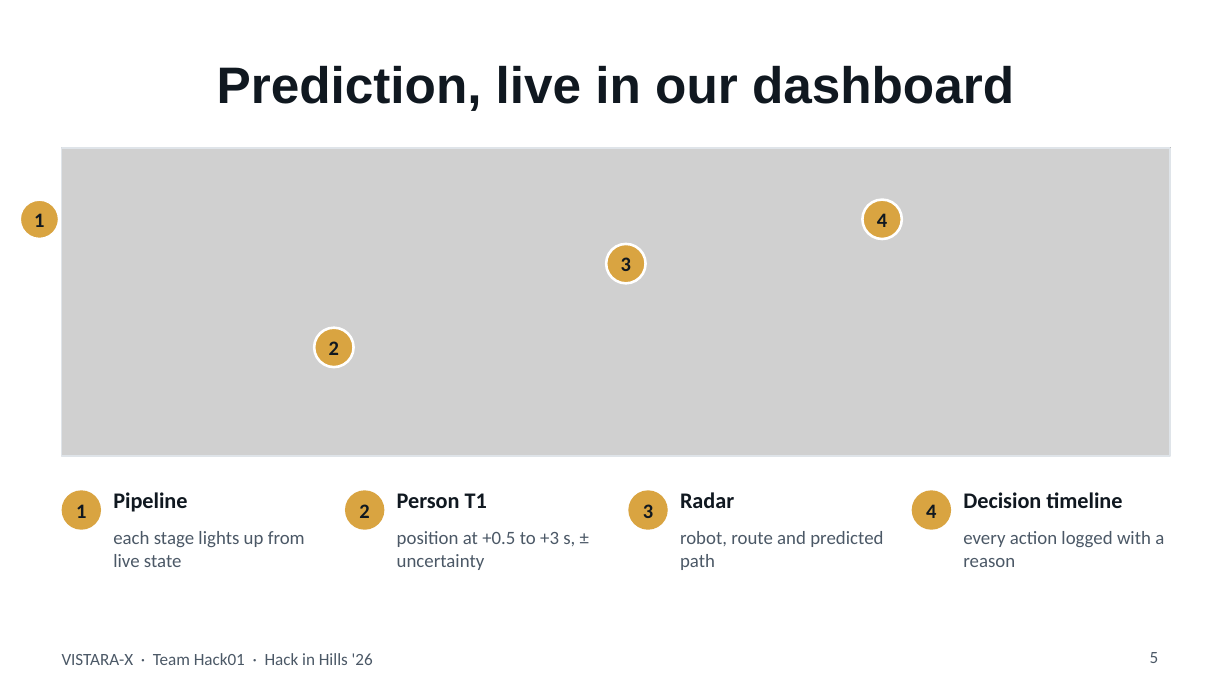
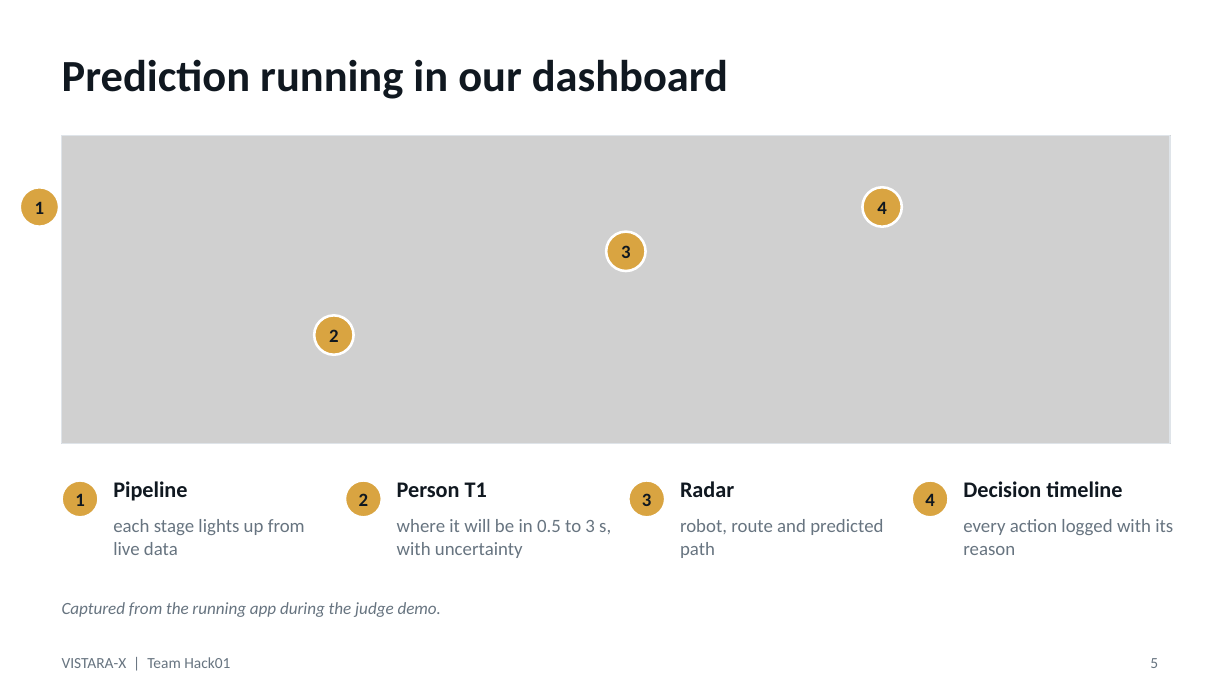
Before and after one commit to RiteshKumar2e/VISTARA-X, a slide deck: slide 5 of presentation/VISTARA-X_Hack01.pptx. Drawn at 1232x693 pixels with LibreOffice and Linux fonts; fonts in the diff are those of the drawing; grey boxes stand for pictures. Boxes give left, top, right and bottom in pixels: in the first picture for what was removed or moved away, otherwise in the second. Text is boxed around its words. In the diff, an @@ line names an element or a change of style, - is before the commit and + after.

Commit message:
feat: update presentation file VISTARA-X_Hack01.pptx with new content

```diff
--- a/presentation/VISTARA-X_Hack01.pptx
+++ b/presentation/VISTARA-X_Hack01.pptx
@@ title at [62, 59, 728, 99]: text changed; size 30 to 26 pt; font Arial to Calibri @@
-Prediction, live in our dashboard
+Prediction running in our dashboard
@@ 3 texts, 1 ellipse: place and size @@
-3 texts, 1 ellipse at [20, 200, 887, 355]
+3 texts, 1 ellipse at [20, 187, 887, 342]
@@ ellipse: place and size @@
-ellipse at [314, 328, 354, 367]
+ellipse at [862, 187, 902, 227]
@@ ellipse: place and size @@
-ellipse at [862, 200, 902, 239]
+ellipse at [606, 232, 646, 271]
@@ ellipse: place and size @@
-ellipse at [62, 490, 101, 530]
+ellipse at [314, 315, 354, 355]
@@ ellipse: place and size @@
-ellipse at [345, 490, 384, 530]
+ellipse at [62, 480, 99, 517]
@@ ellipse: place and size @@
-ellipse at [606, 244, 646, 283]
+ellipse at [345, 480, 382, 517]
@@ 9 texts, 2 ellipses, 1 picture, 1 rectangle: place and size @@
-9 texts, 2 ellipses, 1 picture, 1 rectangle at [62, 148, 1170, 530]
+9 texts, 2 ellipses, 1 picture, 1 rectangle at [62, 136, 1170, 517]
@@ size 12 to 11 pt in 8 elements at [35, 201, 45, 214], [925, 493, 935, 506], [621, 245, 631, 258], [329, 329, 339, 342], [877, 201, 887, 214], [75, 493, 85, 506], [359, 493, 369, 506], [642, 493, 652, 506] @@
@@ outline none to #FFFFFF 1.5 pt in 4 elements at [912, 480, 949, 517], [314, 315, 354, 355], [62, 480, 99, 517], [628, 480, 665, 517] @@
@@ text at [113, 519, 305, 555]: text changed; text colour #4B5866 to #677480 @@
-each stage lights up from live state
+each stage lights up from live data
@@ text at [397, 519, 611, 558]: text changed; text colour #4B5866 to #677480 @@
-position at +0.5 to +3 s, ± uncertainty
+where it will be in 0.5 to 3 s, with uncertainty
@@ text "robot, route and predicted path": place and size @@
-text "robot, route and predicted path" at [680, 531, 883, 570]
+text "robot, route and predicted path" at [680, 519, 883, 558]
@@ text "robot, route and predicted path" at [680, 519, 883, 558]: text colour #4B5866 to #677480 @@
@@ text at [963, 519, 1173, 555]: text changed; text colour #4B5866 to #677480 @@
-every action logged with a reason
+every action logged with its reason
@@ text added at [62, 602, 441, 617], 10 pt, text #677480, italic @@
+Captured from the running app during the judge demo.
@@ text at [62, 657, 230, 668]: text changed; size 10 to 9 pt; text colour #4B5866 to #677480 @@
-VISTARA-X · Team Hack01 · Hack in Hills '26
+VISTARA-X | Team Hack01
@@ page number at [1150, 658, 1158, 668]: size 10 to 9 pt, text colour #4B5866 to #677480 @@
```
Also in this commit, not shown: 12 other slides changed, 1 slide added, 1 slide removed.
